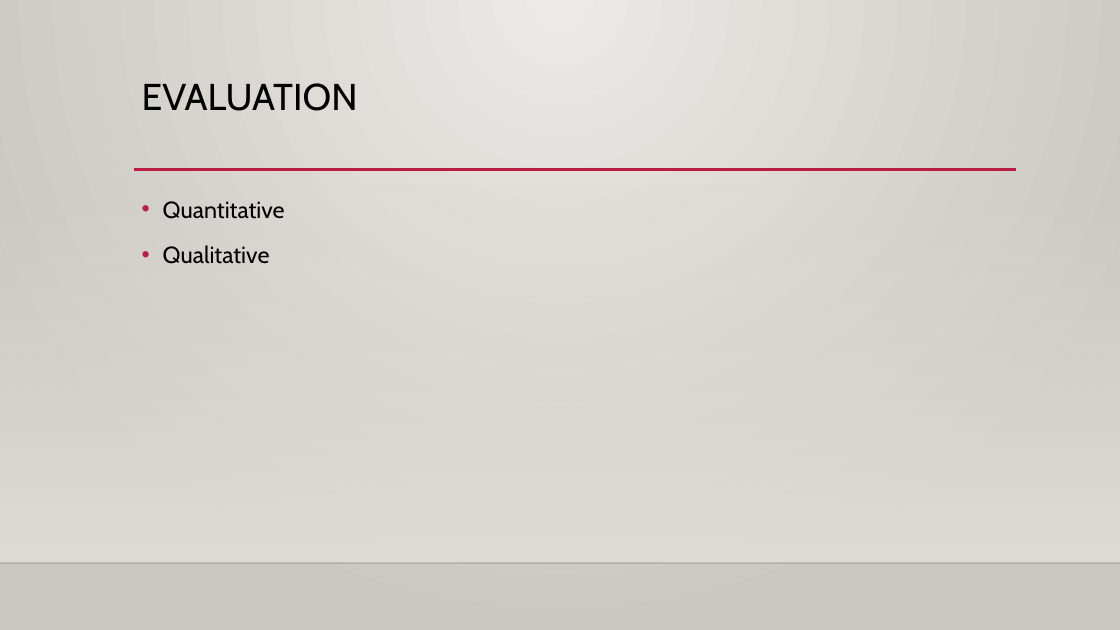
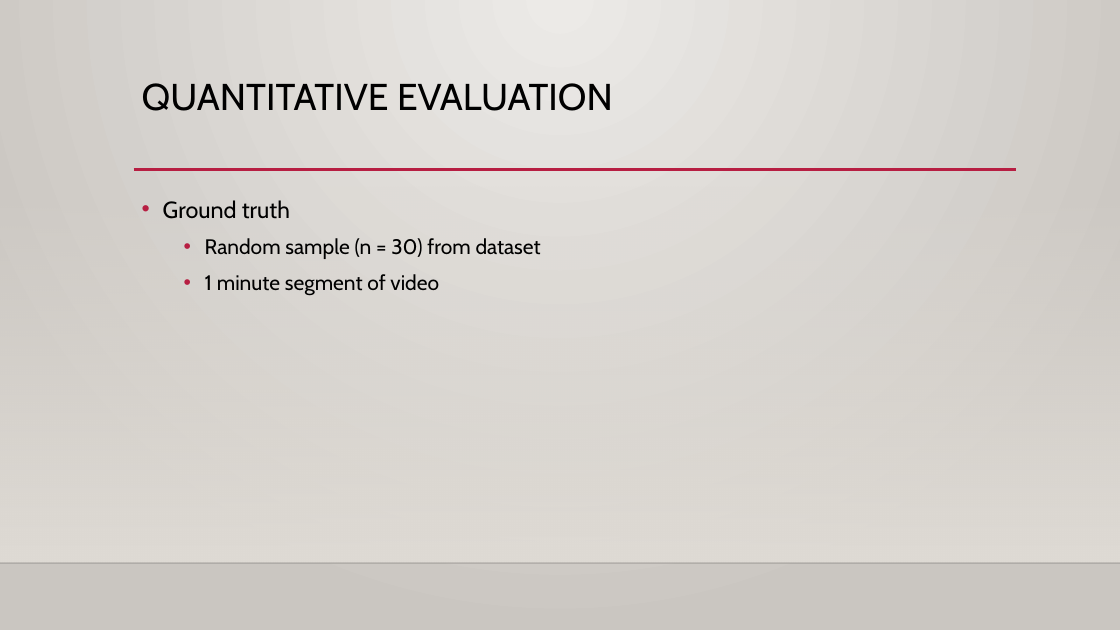
Before and after one commit to timothythiecke/ComputerVisieProject, a slide deck: slide 14 of Presentation/presentation.pptx (slide 13 before the commit). Drawn at 1120x630 pixels with LibreOffice and Linux fonts; fonts in the diff are those of the drawing; background and template pictures are left out. Boxes give left, top, right and bottom in pixels: in the first picture for what was removed or moved away, otherwise in the second. Text is boxed around its words. In the diff, an @@ line names an element or a change of style, - is before the commit and + after.

```diff
--- a/Presentation/presentation.pptx
+++ b/Presentation/presentation.pptx
@@ title at [142, 83, 613, 111]: text changed @@
-EVALUATION
+QUANTITATIVE EVALUATION
@@ text at [163, 200, 541, 296]: text changed; size 20 to 18 pt @@
-• Quantitative
-• Qualitative
+• Ground truth
+  • Random sample (n = 30) from dataset
+  • 1 minute segment of video
```
Also in this commit, not shown: 3 other slides changed, 11 slides added, 6 slides removed.
